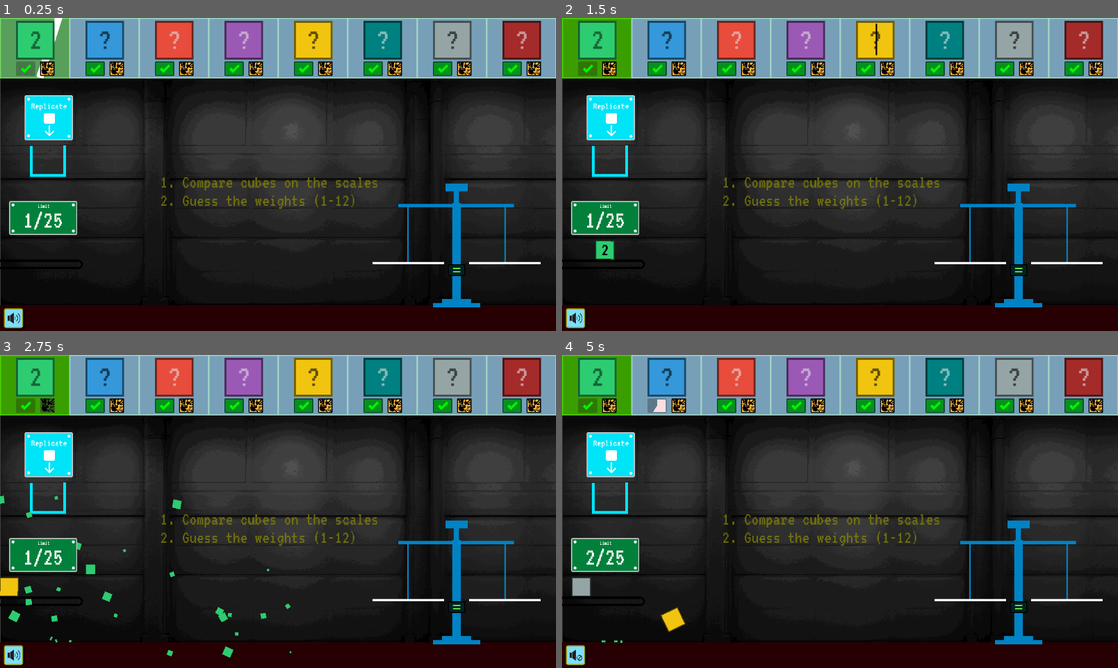
Above: before the commit, frames 1-4 (two rows, left to right).
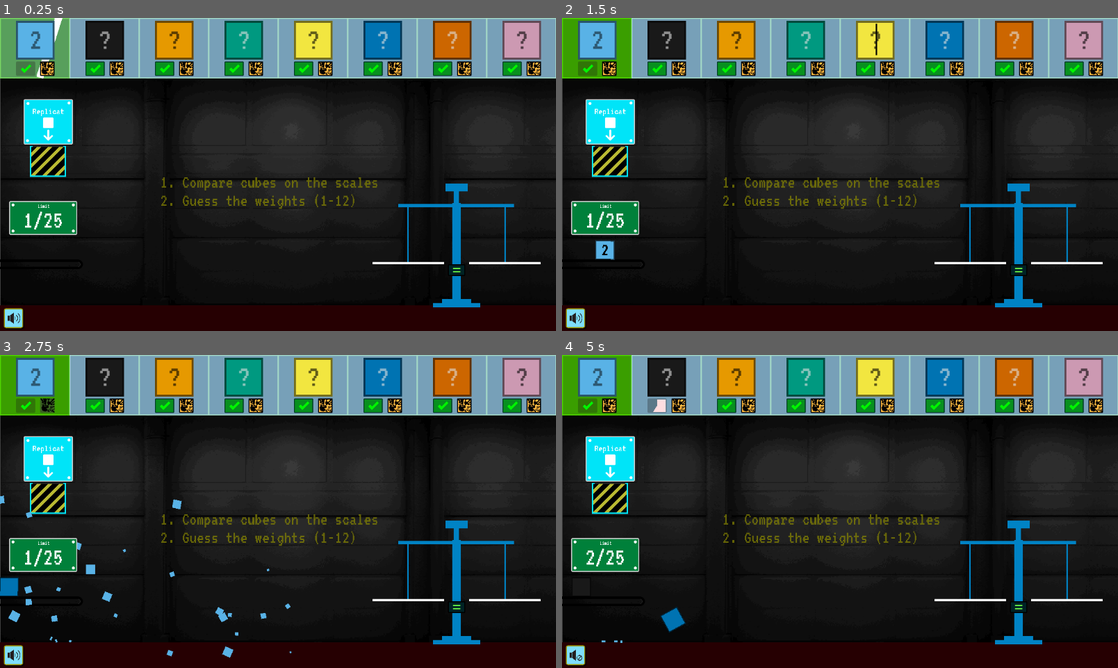
Above: after the commit, the same moments.

Repository: bjornarprytz/scale
Game: Godot game, scene res://main.tscn
Same seed, same stepped clock (60 frames per second), same inputs: the game is played once before the commit and once after it.
Inputs (mouse positions are in pixels of both pictures, inside the frame that each line leads up to):
- Up to frame 1 (0.25 s): no input
- Up to frame 2 (1.5 s): click (667, 39) at 0.52 s; type "Alex" at 0.6 s; click (734, 39) at 0.75 s; type "Alex" at 0.83 s; click (806, 39) at 0.98 s; type "Alex" at 1.07 s; click (873, 39) at 1.27 s; type "Alex" at 1.35 s
- Up to frame 3 (2.75 s): click (383, 376) at 1.5 s; type "Alex" at 1.58 s; click (450, 376) at 1.73 s; type "Alex" at 1.82 s; click (44, 405) at 2.02 s
- Up to frame 4 (5 s): click (656, 405) at 2.77 s; click (1084, 376) at 3.52 s; type "Alex" at 3.6 s; click (578, 655) at 4.25 s

The runs differ from the first frame. In frame 1, 7.7% of the frame differs, in the area x 2-98%, y 0-51%; in frame 2, 7.9%; in frame 3, 8.4%, in the area x 0-98%, y 0-97%; in frame 4, 8.2%.

Commit message:
Added replicator - Tweaked cube spawning logic - Tweaked color palette

Diff:
--- a/src/autoload/autoload.gd
+++ b/src/autoload/autoload.gd
@@ -15,7 +15,7 @@
 var wrong_answers := 0
 var exploded_cubes := 0
 
-var possible_colors = _generate_contrast_palette()
+var possible_colors = _generate_okabe_ito_palette()
 
 func reset():
 	kinds = []
@@ -78,15 +78,14 @@
 
 	return contrast_color
 
-
-static func _generate_contrast_palette() -> Array[Color]:
+static func _generate_okabe_ito_palette() -> Array[Color]:
 	return [
-		Color.from_string("3498db", Color.DEEP_PINK),
-		Color.from_string("e74c3c", Color.DEEP_PINK),
-		Color.from_string("2ecc71", Color.DEEP_PINK),
-		Color.from_string("9b59b6", Color.DEEP_PINK),
-		Color.from_string("f1c40f", Color.DEEP_PINK),
-		Color.from_string("008080", Color.DEEP_PINK),
-		Color.from_string("95a5a6", Color.DEEP_PINK),
-		Color.from_string("a52a2a", Color.DEEP_PINK),
+		Color(0.1,0.1,0.1),
+		Color(0.9, 0.6, 0),
+		Color(0.35, 0.7, 0.9),
+		Color(0, 0.6, 0.5),
+		Color(0.95, 0.9, 0.25),
+		Color(0, 0.45, 0.7),
+		Color(0.8, 0.4, 0),
+		Color(0.8, 0.6, 0.7)
 	]
--- a/src/main.gd
+++ b/src/main.gd
@@ -6,6 +6,7 @@
 
 @onready var cube_spawner = preload("res://things/cube.tscn")
 @onready var answer_spawner = preload("res://things/answer.tscn")
+@onready var materialize_effecet_spawner = preload("res://things/materialize_effect.tscn")
 
 @onready var spawn_point : Node2D = $SpawnPoint
 @onready var info : HBoxContainer = $UIBack/Control/AnswerGrid
@@ -85,16 +86,33 @@
 		t = 0.0
 		var nCubes = _get_cube_count()
 		if (nCubes < MAX_CUBES):
-			_spawn_cube(Autoload.unsolved_elements.pick_random())
+			_spawn_cube(_random_kind())
 		if (won):
 			for c in $Cubes.get_children():
 				c.apply_force(Vector2(randf_range(-1.0, 1.0), randf_range(-1.0, 0.0)) * randf_range(30000.0, 50000.0))
 
 
+func _random_kind() -> ElementCube.Kind:
+	var candidates : Array[ElementCube.Kind] = []
+	var cubes = _get_cubes()
+	for kind in Autoload.kinds:
+		var found_match := false
+		for cube in cubes:
+			if cube.kind == kind:
+				found_match = true
+				break
+		if !found_match:
+			candidates.push_front(kind)
+
+	if (candidates.is_empty()):
+		return Autoload.kinds.pick_random()
+	else:
+		return candidates.pick_random()
+
 func _score_formula() -> int:
 	return float(MAX_SCORE - (elapsed * 100.0) + (Autoload.exploded_cubes * 100.0))
 
-func _spawn_cube(kind: ElementCube.Kind, placement: Vector2=Vector2.ZERO):
+func _spawn_cube(kind: ElementCube.Kind, placement: Vector2=Vector2.ZERO) -> ElementCube:
 	var cube = cube_spawner.instantiate() as ElementCube
 	cube.kind = kind
 
@@ -107,24 +125,49 @@
 
 	_update_cube_count()
 
+	return cube
+
 func _replicate_cube(kind: ElementCube.Kind):
+	const MATERIALIZE_DURATION = 1.2
+
 	var low_x = replication_area.get_rect().position.x
 	var top_x = replication_area.get_rect().position.x + replication_area.get_rect().size.x
 	var low_y = replication_area.get_rect().position.y
 	var top_y = replication_area.get_rect().position.y + replication_area.get_rect().size.y
 	var placement = Vector2(randf_range(low_x, top_x), randf_range(low_y, top_y))
 
-	# TODO: Create effect here first
+	var effect = materialize_effecet_spawner.instantiate() as CPUParticles2D
+	effect.emitting = true
+	add_child(effect)
+	effect.position = placement
+	effect.color = kind.color
 
-	_spawn_cube(kind, placement)
+	var cube = _spawn_cube(kind, placement)
+	var initial_scale = cube.scale
+
+	cube.scale = Vector2.ZERO
+
+	var spawn_tween = create_tween().set_parallel()
+	spawn_tween.tween_property(cube, "scale", initial_scale, MATERIALIZE_DURATION)
+
+	await spawn_tween.finished
+
+	$Pop.pitch_scale = randf_range(0.9, 1.1)
+	$Pop.play()
+
+	cube.linear_velocity = Vector2.ZERO
+	effect.queue_free()
+
+
+func _get_cubes() -> Array[ElementCube]:
+	var cubes : Array[ElementCube] = []
+	for c in $Cubes.get_children():
+		if !c.has_exploded:
+			cubes.push_back(c)
+	return cubes
 
 func _get_cube_count():
-	var count := 0
-
-	for c in $Cubes.get_children():
-		if !c.has_exploded:
-			count += 1
-	return count
+	return _get_cubes().size()
 
 func _update_cube_count():
 	$UIBack/CountPanel/Count.clear()
--- a/src/main.tscn
+++ b/src/main.tscn
@@ -7,6 +7,7 @@
 [ext_resource type="Texture2D" uid="uid://4a47icpx8ljl" path="res://things/sound.png" id="4_kecux"]
 [ext_resource type="FontFile" uid="uid://ck5dgaslygqp3" path="res://things/VT323-Regular.ttf" id="4_xs043"]
 [ext_resource type="Texture2D" uid="uid://duk4qc3fcbtp6" path="res://things/mute-1628277_1280.png" id="5_qeoi0"]
+[ext_resource type="AudioStream" uid="uid://c3ercwrenfmmt" path="res://things/pop2-84862.mp3" id="8_5xgeh"]
 [ext_resource type="AudioStream" uid="uid://djba3x06rt5uq" path="res://things/nightisthebeginning - 02.04.2023, 12.27.wav" id="8_7xhe6"]
 [ext_resource type="Script" path="res://Music.gd" id="9_cibvk"]
 [ext_resource type="PackedScene" uid="uid://be8onhuooe8up" path="res://things/replicator.tscn" id="10_vpya8"]
@@ -85,7 +86,7 @@
 script = ExtResource("1_860qy")
 
 [node name="FactoryBackground" type="Sprite2D" parent="."]
-modulate = Color(0.313726, 0.313726, 0.313726, 1)
+modulate = Color(0.223529, 0.223529, 0.223529, 1)
 position = Vector2(577, 308)
 texture = ExtResource("2_ni5v5")
 
@@ -275,7 +276,7 @@
 offset_left = 42.0
 offset_top = 720.0
 offset_right = 2000.0
-offset_bottom = 2540.0
+offset_bottom = 2694.0
 scale = Vector2(0.5, 0.5)
 theme = SubResource("Theme_5d002")
 bbcode_enabled = true
@@ -285,6 +286,7 @@
 [wave freq=10.0 amp=30]Music by KBHMFS[/wave]
 
 
+FontAwesome
 
 From Pixabay:
 - Icons by Josy Dom Alexis
@@ -305,6 +307,10 @@
 
 [node name="Cubes" type="Node" parent="."]
 
+[node name="Pop" type="AudioStreamPlayer" parent="."]
+stream = ExtResource("8_5xgeh")
+max_polyphony = 3
+
 [node name="Music" type="AudioStreamPlayer" parent="."]
 stream = ExtResource("8_7xhe6")
 autoplay = true
--- a/src/things/answer.tscn
+++ b/src/things/answer.tscn
@@ -59,6 +59,7 @@
 anti_aliasing = false
 
 [node name="Panel" type="Panel"]
+light_mask = 0
 clip_contents = true
 custom_minimum_size = Vector2(90, 125)
 offset_right = 90.0
@@ -68,6 +69,7 @@
 script = ExtResource("1_rjccp")
 
 [node name="Sheen" type="ColorRect" parent="."]
+light_mask = 0
 layout_mode = 0
 offset_left = -16.0
 offset_top = -17.0
@@ -76,6 +78,7 @@
 rotation = 0.306303
 
 [node name="Answer" type="VBoxContainer" parent="."]
+light_mask = 0
 layout_mode = 1
 anchors_preset = 8
 anchor_left = 0.5
@@ -90,10 +93,12 @@
 grow_vertical = 2
 
 [node name="H" type="Control" parent="Answer"]
+light_mask = 0
 custom_minimum_size = Vector2(80, 80)
 layout_mode = 2
 
 [node name="CubeColor" type="ColorRect" parent="Answer/H"]
+light_mask = 0
 custom_minimum_size = Vector2(70, 70)
 layout_mode = 1
 anchors_preset = 15
@@ -105,6 +110,7 @@
 metadata/_edit_lock_ = true
 
 [node name="CubeColor" type="ColorRect" parent="Answer/H/CubeColor"]
+light_mask = 0
 layout_mode = 1
 anchors_preset = 9
 anchor_bottom = 1.0
@@ -114,6 +120,7 @@
 color = Color(0.47451, 0.47451, 0.47451, 1)
 
 [node name="CubeColor2" type="ColorRect" parent="Answer/H/CubeColor"]
+light_mask = 0
 layout_mode = 1
 anchors_preset = 11
 anchor_left = 1.0
@@ -126,6 +133,7 @@
 color = Color(0.47451, 0.47451, 0.47451, 1)
 
 [node name="CubeColor3" type="ColorRect" parent="Answer/H/CubeColor"]
+light_mask = 0
 layout_mode = 1
 anchors_preset = 10
 anchor_right = 1.0
@@ -137,6 +145,7 @@
 color = Color(0.47451, 0.47451, 0.47451, 1)
 
 [node name="CubeColor4" type="ColorRect" parent="Answer/H/CubeColor"]
+light_mask = 0
 layout_mode = 1
 anchors_preset = 12
 anchor_top = 1.0
@@ -149,6 +158,7 @@
 color = Color(0.47451, 0.47451, 0.47451, 1)
 
 [node name="Sudoku" type="RichTextLabel" parent="Answer/H"]
+light_mask = 0
 layout_mode = 0
 offset_left = 8.0
 offset_top = 53.0
@@ -163,6 +173,7 @@
 autowrap_mode = 2
 
 [node name="TextEdit" type="LineEdit" parent="Answer/H"]
+light_mask = 0
 custom_minimum_size = Vector2(70, 50)
 layout_mode = 0
 offset_left = -11.0
@@ -187,10 +198,12 @@
 metadata/_edit_lock_ = true
 
 [node name="H2" type="HBoxContainer" parent="Answer"]
+light_mask = 0
 layout_mode = 2
 theme_override_constants/separation = 10
 
 [node name="Submit" type="Button" parent="Answer/H2"]
+light_mask = 0
 custom_minimum_size = Vector2(40, 30)
 layout_mode = 2
 focus_mode = 0
@@ -198,6 +211,7 @@
 
 [node name="Icon" type="TextureRect" parent="Answer/H2/Submit"]
 modulate = Color(0, 0.956863, 0, 1)
+light_mask = 0
 layout_mode = 2
 offset_left = 10.0
 offset_top = 6.0
@@ -211,6 +225,7 @@
 
 [node name="Cooldown" type="TextureProgressBar" parent="Answer/H2/Submit"]
 visible = false
+light_mask = 0
 layout_mode = 0
 offset_left = 2.0
 offset_top = 2.0
@@ -224,6 +239,7 @@
 tint_progress = Color(1, 0.866667, 0.878431, 1)
 
 [node name="Clear" type="Button" parent="Answer/H2"]
+light_mask = 0
 clip_contents = true
 custom_minimum_size = Vector2(30, 30)
 layout_mode = 2
@@ -232,6 +248,7 @@
 
 [node name="Icon" type="TextureRect" parent="Answer/H2/Clear"]
 modulate = Color(0, 0, 0, 1)
+light_mask = 0
 layout_mode = 0
 offset_left = -1.0
 offset_top = -24.0
@@ -244,5 +261,6 @@
 stretch_mode = 4
 
 [node name="Effect" type="AudioStreamPlayer2D" parent="."]
+light_mask = 0
 
 [connection signal="pressed" from="Answer/H2/Submit" to="." method="_on_submit_pressed"]
--- a/src/things/cube.gd
+++ b/src/things/cube.gd
@@ -79,6 +79,10 @@
 	$Effect.pitch_scale = randf_range(0.9, 1.1)
 	$Effect.play()
 
+	for b in get_colliding_bodies():
+		if b is ElementCube:
+			b.sleeping = false
+
 	set_deferred("freeze", true)
 	shape.set_deferred("disabled", true)
 
--- /dev/null
+++ b/src/things/materialize_effect.tscn
@@ -0,0 +1,17 @@
+[gd_scene load_steps=2 format=3 uid="uid://bqgy7a8n1rmot"]
+
+[ext_resource type="Texture2D" uid="uid://dscec4wxigo04" path="res://things/white-square.png" id="1_0hd7r"]
+
+[node name="materialize_effect" type="CPUParticles2D"]
+amount = 50
+lifetime = 0.8
+texture = ExtResource("1_0hd7r")
+emission_shape = 1
+emission_sphere_radius = 100.0
+gravity = Vector2(0, 0)
+angular_velocity_min = 90.0
+angular_velocity_max = 120.0
+radial_accel_min = -100.0
+radial_accel_max = -100.0
+scale_amount_min = 0.1
+scale_amount_max = 0.3
--- a/src/things/replicator.gd
+++ b/src/things/replicator.gd
@@ -3,22 +3,76 @@
 
 signal replicate(kind: ElementCube.Kind)
 
+const REPLICATE_DURATION = 7.0
+
+@onready var red : PointLight2D = $RedSpectralCombobulator
+@onready var green : PointLight2D = $GreenSprectralCombobulator
+@onready var blue : PointLight2D = $BlueSprectralCombobulator
+@onready var atoms : CPUParticles2D = $StrayAtoms
+
+@onready var sensor : Area2D = $ContentsDetector
+
 const interval := 1.5
 var time_left = 0.0
 
+var candidates: Array[ElementCube] = []
+
+var replicating : bool
+
+var light_tween : Tween
 
 # Called every frame. 'delta' is the elapsed time since the previous frame.
 func _physics_process(delta: float) -> void:
-
 	time_left = max(0.0, time_left - delta)
 
-	if (time_left <= 0.0):
-		var cubes = $ContentsDetector.get_overlapping_bodies()
-		var candidates : Array[ElementCube]
-		for c in cubes:
-			if c is ElementCube:
-				candidates.push_back(c)
+	if (time_left <= 0.0 and replicating):
+		replicate.emit(candidates.pick_random().kind)
+		time_left = randf_range(1.0, 2.0)
 
-		if (candidates.size() > 0):
-			replicate.emit(candidates.pick_random().kind)
-			time_left = interval
+func _light_function(f: float):
+	var factor = f * 32.0
+	red.energy = pingpong(factor, 0.5)
+	green.energy = pingpong(factor, 0.8)
+	blue.energy = pingpong(factor, 0.9)
+
+func _on_contents_detector_body_entered(body: Node2D) -> void:
+	var was_replicating = replicating
+	if (body is ElementCube and not candidates.has(body)):
+		candidates.push_back(body)
+
+	replicating = candidates.size() > 0
+
+	if (!was_replicating and replicating):
+		_start_replicating()
+
+func _on_contents_detector_body_exited(body: Node2D) -> void:
+	if (body is ElementCube):
+		candidates.erase(body)
+
+	replicating = candidates.size() > 0
+
+	if (!replicating):
+		_stop_replicating()
+
+func _start_replicating():
+	light_tween = create_tween()
+	light_tween.tween_method(_light_function, 0.0, 1.0, REPLICATE_DURATION)
+	light_tween.tween_callback(_stop_replicating)
+	red.enabled = true
+	green.enabled = true
+	blue.enabled = true
+	atoms.emitting = true
+	$Hum.play()
+
+func _stop_replicating():
+	light_tween.kill()
+	red.enabled = false
+	green.enabled = false
+	blue.enabled = false
+	atoms.emitting = false
+	for cube in candidates:
+		cube.explode()
+
+	candidates.clear()
+
+	$Hum.stop()
--- a/src/things/replicator.tscn
+++ b/src/things/replicator.tscn
@@ -1,8 +1,11 @@
-[gd_scene load_steps=12 format=3 uid="uid://be8onhuooe8up"]
+[gd_scene load_steps=17 format=3 uid="uid://be8onhuooe8up"]
 
 [ext_resource type="Script" path="res://things/replicator.gd" id="1_ulgwc"]
 [ext_resource type="FontFile" uid="uid://c17a4vbt44ys5" path="res://things/Font Awesome 6 Free-Solid-900.otf" id="2_tw3ge"]
 [ext_resource type="FontFile" uid="uid://ck5dgaslygqp3" path="res://things/VT323-Regular.ttf" id="2_vc0it"]
+[ext_resource type="Texture2D" uid="uid://73ar75kn1hof" path="res://things/point-light.png" id="4_yctt5"]
+[ext_resource type="Texture2D" uid="uid://dscec4wxigo04" path="res://things/white-square.png" id="5_swkxx"]
+[ext_resource type="AudioStream" uid="uid://c5ope2ts6noll" path="res://things/power-buzz-sfx-loop-86766.mp3" id="6_50fh7"]
 
 [sub_resource type="SegmentShape2D" id="SegmentShape2D_6y1mj"]
 a = Vector2(5, 0)
@@ -15,6 +18,9 @@
 [sub_resource type="SegmentShape2D" id="SegmentShape2D_osqeg"]
 a = Vector2(-5, -6)
 b = Vector2(-5, -65)
+
+[sub_resource type="OccluderPolygon2D" id="OccluderPolygon2D_cpqp1"]
+polygon = PackedVector2Array(0, 61, 72, 61, 72, 0, 68, 0, 68, 58, 5, 58, 5, 0, 0, 0)
 
 [sub_resource type="StyleBoxFlat" id="StyleBoxFlat_g8n4b"]
 bg_color = Color(0, 0.894118, 0.972549, 1)
@@ -27,14 +33,6 @@
 corner_radius_bottom_right = 2
 corner_radius_bottom_left = 2
 
-[sub_resource type="Theme" id="Theme_jyuq4"]
-default_font = ExtResource("2_vc0it")
-default_font_size = 256
-
-[sub_resource type="Theme" id="Theme_p38mn"]
-default_font = ExtResource("2_tw3ge")
-default_font_size = 256
-
 [sub_resource type="StyleBoxFlat" id="StyleBoxFlat_pe77b"]
 bg_color = Color(1, 1, 1, 1)
 corner_radius_top_left = 4
@@ -42,8 +40,21 @@
 corner_radius_bottom_right = 4
 corner_radius_bottom_left = 4
 
+[sub_resource type="Theme" id="Theme_jyuq4"]
+default_font = ExtResource("2_vc0it")
+default_font_size = 256
+
+[sub_resource type="Theme" id="Theme_p38mn"]
+default_font = ExtResource("2_tw3ge")
+default_font_size = 256
+
 [sub_resource type="RectangleShape2D" id="RectangleShape2D_k7vuc"]
 size = Vector2(59, 28)
+
+[sub_resource type="Curve" id="Curve_7vay8"]
+min_value = -1.0
+_data = [Vector2(0, 1), 0.0, 0.0, 0, 0, Vector2(1, 1), 0.0, 0.0, 0, 0]
+point_count = 2
 
 [node name="Replicator" type="Node2D"]
 script = ExtResource("1_ulgwc")
@@ -58,7 +69,7 @@
 shape = SubResource("SegmentShape2D_qiqpl")
 
 [node name="CollisionShape2D3" type="CollisionShape2D" parent="StaticBody2D"]
-position = Vector2(73, 64)
+position = Vector2(73, 65)
 shape = SubResource("SegmentShape2D_osqeg")
 
 [node name="ColorRect" type="ColorRect" parent="StaticBody2D"]
@@ -80,42 +91,111 @@
 
 [node name="ColorRect3" type="ColorRect" parent="StaticBody2D"]
 offset_left = 68.0
-offset_top = -1.0
 offset_right = 74.0
 offset_bottom = 64.0
 mouse_filter = 2
 color = Color(0, 0.894118, 0.972549, 1)
 metadata/_edit_use_anchors_ = true
 
+[node name="LightOccluder2D" type="LightOccluder2D" parent="StaticBody2D"]
+occluder = SubResource("OccluderPolygon2D_cpqp1")
+
 [node name="CountPanel" type="Panel" parent="."]
-anchors_preset = 15
-anchor_right = 1.0
-anchor_bottom = 1.0
-offset_left = -12.0
-offset_top = -105.0
-offset_right = 88.0
-offset_bottom = -12.0
-grow_horizontal = 2
-grow_vertical = 2
-theme_override_styles/panel = SubResource("StyleBoxFlat_g8n4b")
-
-[node name="Count" type="RichTextLabel" parent="CountPanel"]
-layout_mode = 1
 anchors_preset = 8
 anchor_left = 0.5
 anchor_top = 0.5
 anchor_right = 0.5
 anchor_bottom = 0.5
-offset_left = -49.0
-offset_top = -34.5
-offset_right = 1191.0
-offset_bottom = 535.5
+offset_left = -14.0
+offset_top = -97.0
+offset_right = 88.0
+offset_bottom = -3.0
 grow_horizontal = 2
 grow_vertical = 2
+mouse_filter = 2
+theme_override_styles/panel = SubResource("StyleBoxFlat_g8n4b")
+metadata/_edit_use_anchors_ = true
+metadata/_edit_lock_ = true
+
+[node name="Panel" type="Control" parent="CountPanel"]
+layout_mode = 1
+anchors_preset = 15
+anchor_right = 1.0
+anchor_bottom = 1.0
+offset_left = 5.0
+offset_top = 5.0
+offset_right = -5.0
+offset_bottom = -5.0
+grow_horizontal = 2
+grow_vertical = 2
+mouse_filter = 2
+metadata/_edit_lock_ = true
+
+[node name="ColorRect4" type="Panel" parent="CountPanel/Panel"]
+layout_mode = 1
+anchors_preset = 2
+anchor_top = 1.0
+anchor_bottom = 1.0
+offset_top = -6.0
+offset_right = 6.0
+grow_vertical = 0
+mouse_filter = 2
+theme_override_styles/panel = SubResource("StyleBoxFlat_pe77b")
+metadata/_edit_use_anchors_ = true
+
+[node name="ColorRect3" type="Panel" parent="CountPanel/Panel"]
+layout_mode = 1
+anchors_preset = 3
+anchor_left = 1.0
+anchor_top = 1.0
+anchor_right = 1.0
+anchor_bottom = 1.0
+offset_left = -6.0
+offset_top = -6.0
+grow_horizontal = 0
+grow_vertical = 0
+mouse_filter = 2
+theme_override_styles/panel = SubResource("StyleBoxFlat_pe77b")
+metadata/_edit_use_anchors_ = true
+
+[node name="ColorRect2" type="Panel" parent="CountPanel/Panel"]
+layout_mode = 1
+anchors_preset = 1
+anchor_left = 1.0
+anchor_right = 1.0
+offset_left = -6.0
+offset_bottom = 6.0
+grow_horizontal = 0
+mouse_filter = 2
+theme_override_styles/panel = SubResource("StyleBoxFlat_pe77b")
+metadata/_edit_use_anchors_ = true
+
+[node name="ColorRect" type="Panel" parent="CountPanel/Panel"]
+layout_mode = 1
+offset_left = 1.0
+offset_top = 1.0
+offset_right = 7.0
+offset_bottom = 7.0
+mouse_filter = 2
+theme_override_styles/panel = SubResource("StyleBoxFlat_pe77b")
+metadata/_edit_use_anchors_ = true
+
+[node name="Count" type="RichTextLabel" parent="CountPanel"]
+layout_mode = 1
+anchors_preset = -1
+anchor_left = 0.5
+anchor_right = 0.5
+offset_left = -36.0
+offset_top = 15.0
+offset_right = 882.0
+offset_bottom = 278.0
+grow_horizontal = 2
 scale = Vector2(0.08, 0.08)
+mouse_filter = 2
 theme = SubResource("Theme_jyuq4")
 bbcode_enabled = true
 text = "[center]Replicate"
+metadata/_edit_use_anchors_ = true
 
 [node name="Count2" type="RichTextLabel" parent="CountPanel"]
 layout_mode = 1
@@ -124,53 +204,135 @@
 anchor_top = 0.5
 anchor_right = 0.5
 anchor_bottom = 0.5
-offset_left = -19.0
-offset_top = -11.5
-offset_right = 391.0
-offset_bottom = 558.5
+offset_left = -22.0
+offset_top = -11.0
+offset_right = 418.0
+offset_bottom = 559.0
 grow_horizontal = 2
 grow_vertical = 2
 scale = Vector2(0.1, 0.1)
+mouse_filter = 2
 theme = SubResource("Theme_p38mn")
 bbcode_enabled = true
 text = "[center]\\square
 \\arrow-down"
-
-[node name="ColorRect4" type="Panel" parent="CountPanel"]
-layout_mode = 0
-offset_left = 5.0
-offset_top = 81.0
-offset_right = 11.0
-offset_bottom = 87.0
-theme_override_styles/panel = SubResource("StyleBoxFlat_pe77b")
-
-[node name="ColorRect3" type="Panel" parent="CountPanel"]
-layout_mode = 0
-offset_left = 89.0
-offset_top = 82.0
-offset_right = 95.0
-offset_bottom = 88.0
-theme_override_styles/panel = SubResource("StyleBoxFlat_pe77b")
-
-[node name="ColorRect2" type="Panel" parent="CountPanel"]
-layout_mode = 0
-offset_left = 89.0
-offset_top = 5.0
-offset_right = 95.0
-offset_bottom = 11.0
-theme_override_styles/panel = SubResource("StyleBoxFlat_pe77b")
-
-[node name="ColorRect" type="Panel" parent="CountPanel"]
-layout_mode = 0
-offset_left = 5.0
-offset_top = 5.0
-offset_right = 11.0
-offset_bottom = 11.0
-theme_override_styles/panel = SubResource("StyleBoxFlat_pe77b")
+metadata/_edit_use_anchors_ = true
+
+[node name="WarningPanel" type="ColorRect" parent="."]
+light_mask = 0
+z_index = 2
+clip_contents = true
+offset_left = 2.0
+offset_top = 2.0
+offset_right = 71.0
+offset_bottom = 61.0
+color = Color(0, 0, 0, 1)
+metadata/_edit_lock_ = true
+
+[node name="ColorRect2" type="ColorRect" parent="WarningPanel"]
+clip_contents = true
+layout_mode = 0
+offset_left = -23.0
+offset_top = 35.0
+offset_right = 79.0
+offset_bottom = 41.0
+rotation = -0.785397
+color = Color(0.729412, 0.729412, 0.196078, 1)
+
+[node name="ColorRect3" type="ColorRect" parent="WarningPanel"]
+clip_contents = true
+layout_mode = 0
+offset_left = -11.0
+offset_top = 46.0
+offset_right = 91.0
+offset_bottom = 52.0
+rotation = -0.785397
+color = Color(0.729412, 0.729412, 0.196078, 1)
+
+[node name="ColorRect4" type="ColorRect" parent="WarningPanel"]
+clip_contents = true
+layout_mode = 0
+offset_left = -6.0
+offset_top = 64.0
+offset_right = 96.0
+offset_bottom = 70.0
+rotation = -0.785397
+color = Color(0.729412, 0.729412, 0.196078, 1)
+
+[node name="ColorRect5" type="ColorRect" parent="WarningPanel"]
+clip_contents = true
+layout_mode = 0
+offset_left = 17.0
+offset_top = 65.0
+offset_right = 119.0
+offset_bottom = 71.0
+rotation = -0.785397
+color = Color(0.729412, 0.729412, 0.196078, 1)
+
+[node name="ColorRect6" type="ColorRect" parent="WarningPanel"]
+clip_contents = true
+layout_mode = 0
+offset_left = 32.0
+offset_top = 75.0
+offset_right = 134.0
+offset_bottom = 81.0
+rotation = -0.785397
+color = Color(0.729412, 0.729412, 0.196078, 1)
 
 [node name="ContentsDetector" type="Area2D" parent="."]
 position = Vector2(8, 29)
+metadata/_edit_lock_ = true
 
 [node name="CollisionShape2D" type="CollisionShape2D" parent="ContentsDetector"]
 position = Vector2(28.5, 13)
 shape = SubResource("RectangleShape2D_k7vuc")
+
+[node name="GreenSprectralCombobulator" type="PointLight2D" parent="."]
+position = Vector2(36, 42)
+scale = Vector2(9.75, 7)
+enabled = false
+color = Color(0, 1, 0, 1)
+energy = 0.5
+shadow_enabled = true
+texture = ExtResource("4_yctt5")
+
+[node name="RedSpectralCombobulator" type="PointLight2D" parent="."]
+position = Vector2(36, 42)
+scale = Vector2(9.75, 7)
+enabled = false
+color = Color(1, 0, 0, 1)
+energy = 0.5
+shadow_enabled = true
+texture = ExtResource("4_yctt5")
+
+[node name="BlueSprectralCombobulator" type="PointLight2D" parent="."]
+position = Vector2(36, 42)
+scale = Vector2(9.75, 7)
+enabled = false
+color = Color(0, 0, 1, 1)
+energy = 0.5
+shadow_enabled = true
+texture = ExtResource("4_yctt5")
+
+[node name="StrayAtoms" type="CPUParticles2D" parent="."]
+position = Vector2(37, 19)
+emitting = false
+amount = 25
+texture = ExtResource("5_swkxx")
+emission_shape = 1
+emission_sphere_radius = 30.0
+gravity = Vector2(0, -50)
+angle_min = -156.1
+angle_max = 2.5
+scale_amount_min = 0.1
+scale_amount_max = 0.2
+hue_variation_min = -0.53
+hue_variation_max = 0.6
+hue_variation_curve = SubResource("Curve_7vay8")
+
+[node name="Hum" type="AudioStreamPlayer2D" parent="."]
+stream = ExtResource("6_50fh7")
+volume_db = 20.0
+
+[connection signal="body_entered" from="ContentsDetector" to="." method="_on_contents_detector_body_entered"]
+[connection signal="body_exited" from="ContentsDetector" to="." method="_on_contents_detector_body_exited"]
Not shown: 1 places in src/main.tscn that only renumber resources
Binary file added: src/things/point-light.png
Not shown, added: src/things/point-light.png.import
Not shown, added: src/things/pop2-84862.mp3.import
Not shown, added: src/things/power-buzz-sfx-loop-86766.mp3.import
Not shown, changed: readme.md
Not shown, added: src/things/pop2-84862.mp3
Not shown, added: src/things/power-buzz-sfx-loop-86766.mp3
